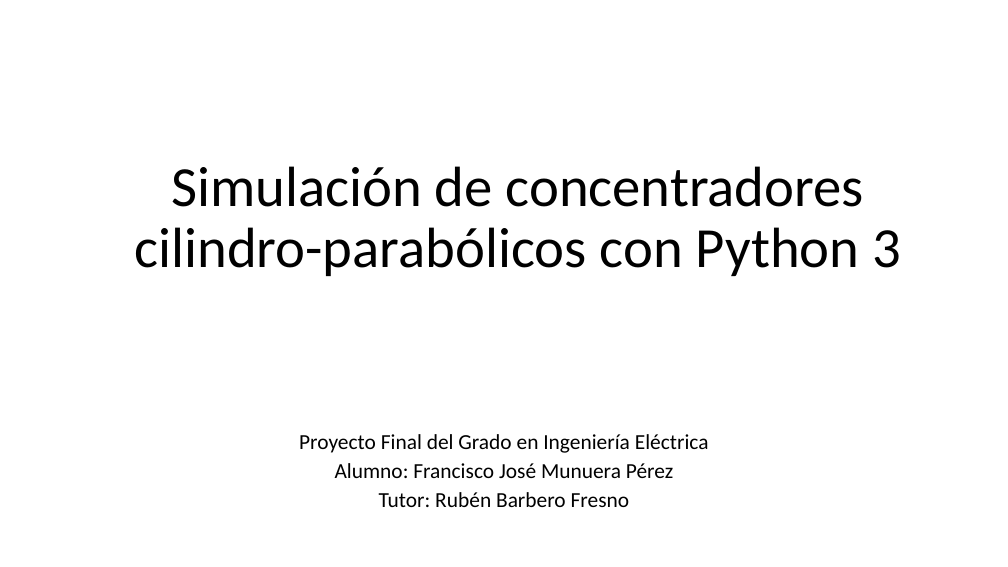
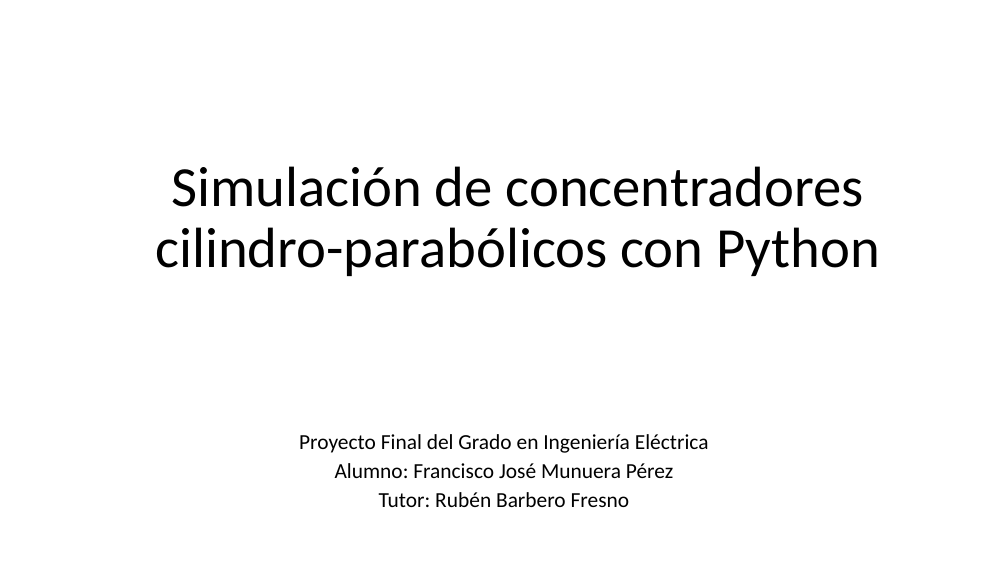
Before and after one commit to pacomunuera/csenergy-python, a slide deck: slide 1 of tfg/Simulación de concentradores cilindroparabólicos con Python 3.pptx. Drawn at 1008x567 pixels with LibreOffice and Linux fonts; fonts in the diff are those of the drawing. Boxes give left, top, right and bottom in pixels: in the first picture for what was removed or moved away, otherwise in the second. Text is boxed around its words. In the diff, an @@ line names an element or a change of style, - is before the commit and + after.

```diff
--- a/tfg/Simulación de concentradores cilindroparabólicos con Python 3.pptx
+++ b/tfg/Simulación de concentradores cilindroparabólicos con Python 3.pptx
@@ title at [155, 166, 880, 276]: text changed @@
-Simulación de concentradores cilindro-parabólicos con Python 3
+Simulación de concentradores cilindro-parabólicos con Python
```
Also in this commit, not shown: 13 other slides changed, 7 slides added, 4 slides removed, 5 other files.
